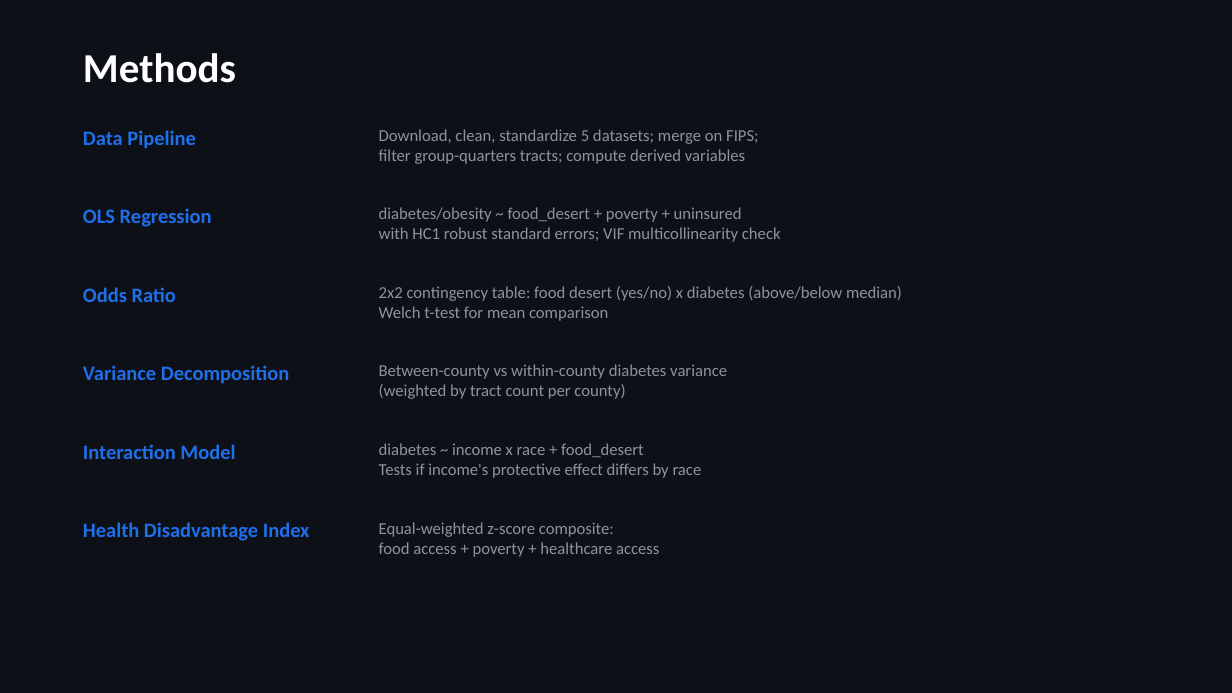
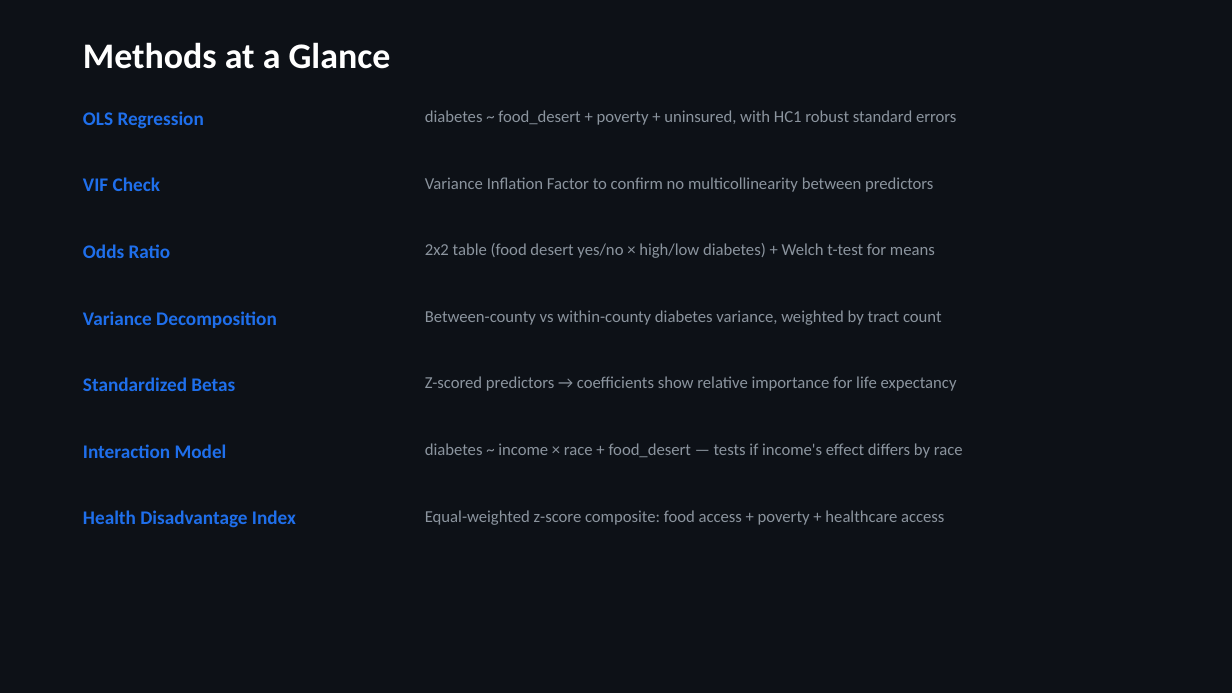
Before and after one commit to jimbo111/datathon-kims, a slide deck: slide 4 of submissions/2kim_health_slides.pptx. Drawn at 1232x693 pixels with LibreOffice and Linux fonts; fonts in the diff are those of the drawing. Boxes give left, top, right and bottom in pixels: in the first picture for what was removed or moved away, otherwise in the second. Text is boxed around its words. In the diff, an @@ line names an element or a change of style, - is before the commit and + after.

```diff
--- a/submissions/2kim_health_slides.pptx
+++ b/submissions/2kim_health_slides.pptx
@@ text at box(83, 42, 391, 69): text changed; size 32 to 28 pt @@
-Methods
+Methods at a Glance
@@ size 16 to 15 pt in 5 elements at box(83, 244, 171, 258), box(83, 311, 277, 328), box(83, 444, 227, 458), box(83, 510, 296, 528), box(83, 111, 204, 129) @@
@@ text "OLS Regression": place and size @@
-text "OLS Regression" at box(83, 208, 212, 227)
+text "OLS Regression" at box(83, 111, 204, 129)
@@ text at box(425, 110, 956, 125): text changed @@
-diabetes/obesity ~ food_desert + poverty + uninsured
-with HC1 robust standard errors; VIF multicollinearity check
+diabetes ~ food_desert + poverty + uninsured, with HC1 robust standard errors
@@ text removed at box(83, 130, 196, 149) @@
-Data Pipeline
@@ text removed at box(379, 129, 759, 164) @@
-Download, clean, standardize 5 datasets; merge on FIPS;
-filter group-quarters tracts; compute derived variables
@@ text added at box(83, 177, 160, 191), 15 pt, text #1F6FEB, bold @@
+VIF Check
@@ text added at box(425, 177, 933, 192), 13 pt, text #8B949E @@
+Variance Inflation Factor to confirm no multicollinearity between predictors
@@ text "Odds Ratio": place and size @@
-text "Odds Ratio" at box(83, 287, 176, 302)
+text "Odds Ratio" at box(83, 244, 171, 258)
@@ text at box(425, 243, 935, 258): text changed @@
-2x2 contingency table: food desert (yes/no) x diabetes (above/below median)
-Welch t-test for mean comparison
+2x2 table (food desert yes/no × high/low diabetes) + Welch t-test for means
@@ text "Variance Decomposition": place and size @@
-text "Variance Decomposition" at box(83, 365, 289, 384)
+text "Variance Decomposition" at box(83, 311, 277, 328)
@@ text at box(425, 310, 942, 325): text changed @@
-Between-county vs within-county diabetes variance
-(weighted by tract count per county)
+Between-county vs within-county diabetes variance, weighted by tract count
@@ text added at box(83, 377, 235, 391), 15 pt, text #1F6FEB, bold @@
+Standardized Betas
@@ text added at box(425, 376, 957, 391), 13 pt, text #8B949E @@
+Z-scored predictors → coefficients show relative importance for life expectancy
@@ text at box(425, 443, 963, 458): text changed @@
-diabetes ~ income x race + food_desert
-Tests if income's protective effect differs by race
+diabetes ~ income × race + food_desert — tests if income's effect differs by race
@@ text "Health Disadvantage Index": place and size @@
-text "Health Disadvantage Index" at box(83, 522, 310, 541)
+text "Health Disadvantage Index" at box(83, 510, 296, 528)
@@ text "Equal-weighted z-score composite: food access ..." rewrapped from box(379, 522, 659, 557) to box(425, 510, 944, 525) @@
```
Also in this commit, not shown: 10 other slides changed, 2 slides added, 3 slides removed, 1 other file.
